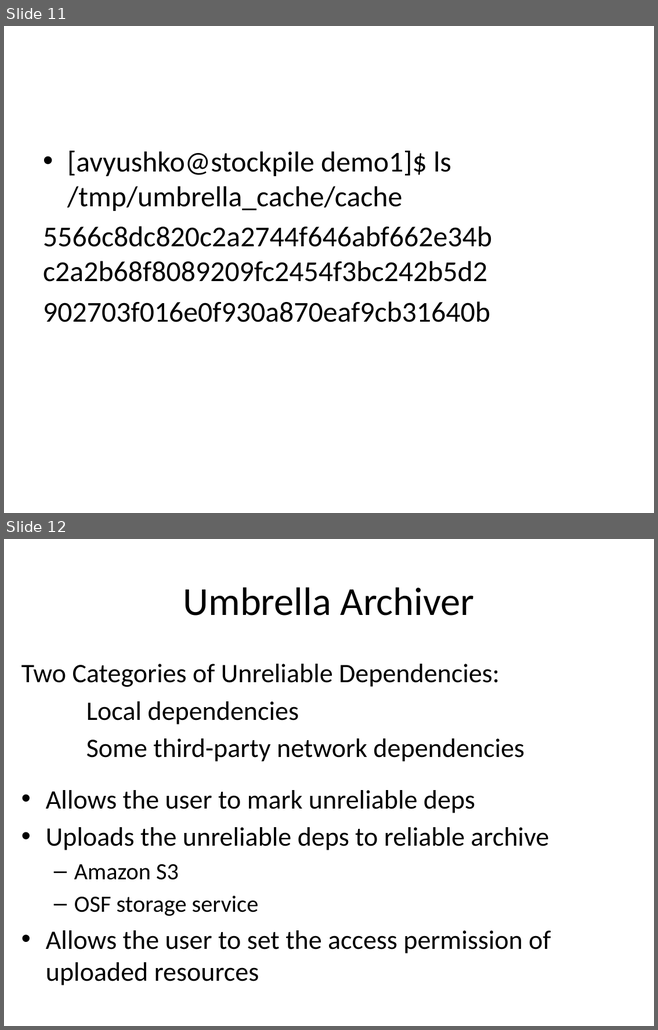
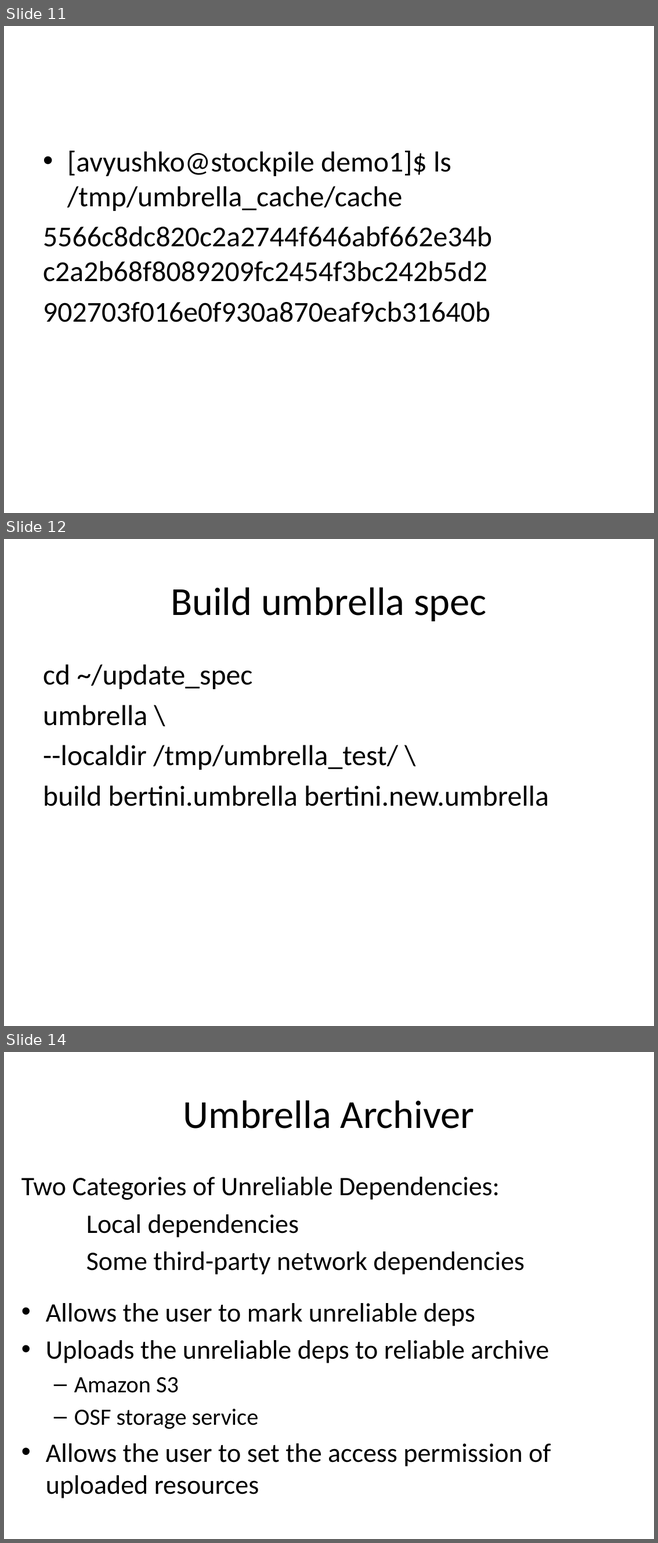
Before and after one commit to daspos/Docker-Workshop-Use-Case-1, a slide deck: Umbrella Tutorial.pptx. Shown one above the other, each under a label of ours: slides 11 and 12 before the commit, slides 11, 12 and 14 after it; the slides between them are not shown. The pictures are 658x1030 and 658x1543 pixels, drawn with LibreOffice and Linux fonts; fonts in the diff are those of the drawing. Boxes give left, top, right and bottom in pixels: in the first picture for what was removed or moved away, otherwise in the second. Text is boxed around its words. In the diff, an @@ line names an element or a change of style, - is before the commit and + after.

```diff
--- a/Umbrella Tutorial.pptx
+++ b/Umbrella Tutorial.pptx
@@ slide 12 added at bbox=[4, 539, 654, 1026], background #FFFFFF @@
@@ title added at bbox=[170, 587, 487, 621], 44 pt, text #000000 @@
+Build umbrella spec
@@ text added at bbox=[43, 664, 549, 806], 32 pt, text #000000 @@
+cd ~/update_spec
+umbrella \
+--localdir /tmp/umbrella_test/ \
+build bertini.umbrella bertini.new.umbrella
@@ what was slide 12 is now slide 14 @@
```
Also in this commit, not shown: 3 slides changed, 2 other slides added, 1 other file.
